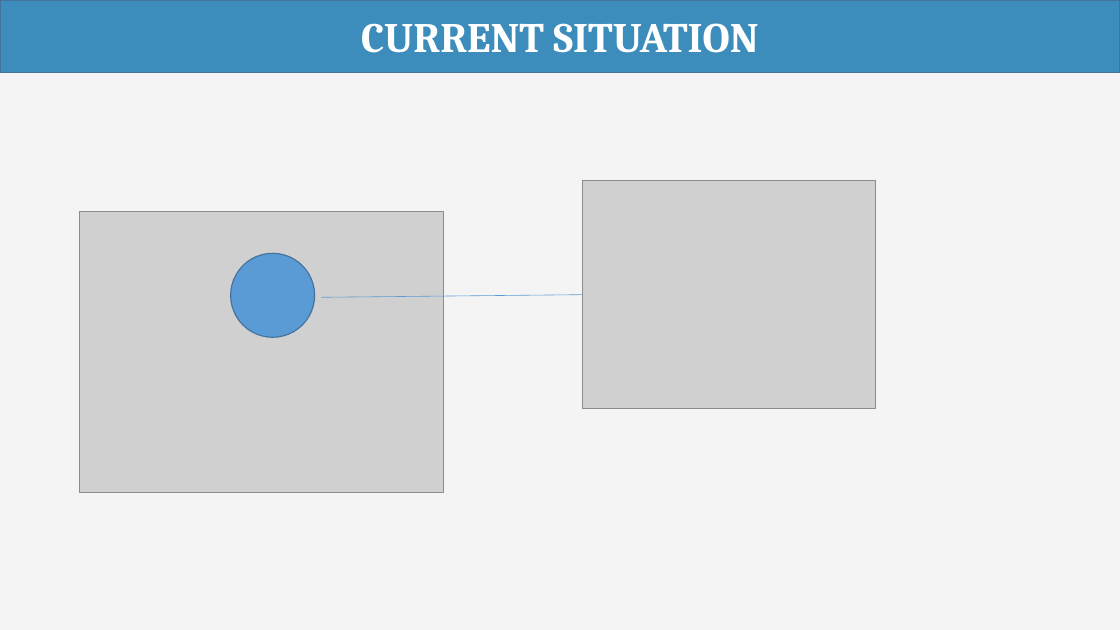
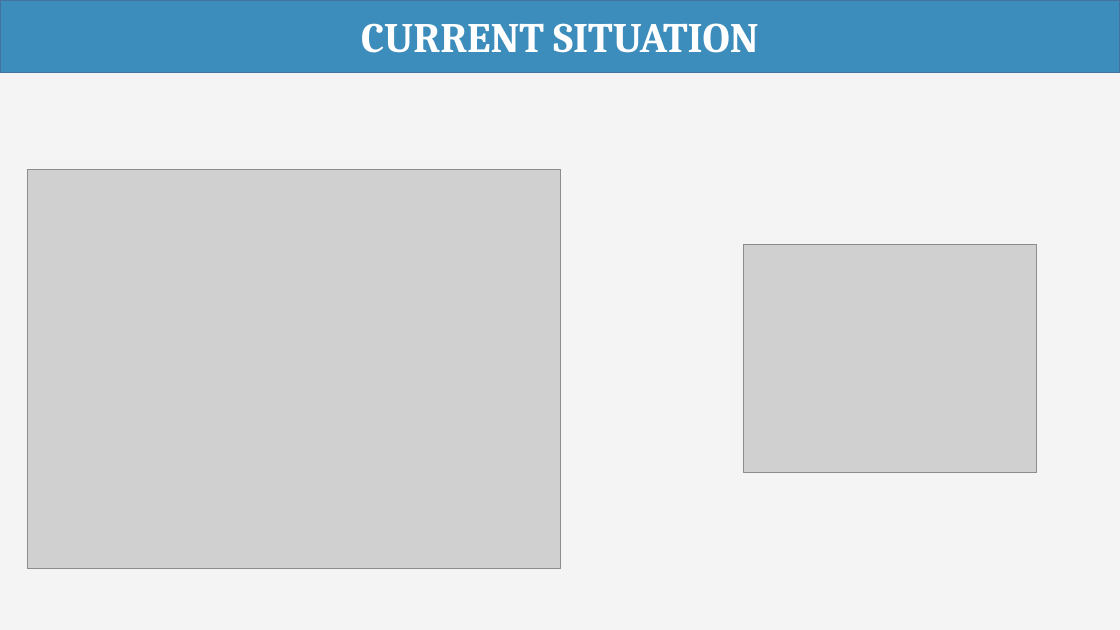
Before and after one commit to haltt051093/IMS-datacenter, a slide deck: slide 3 of Document/Presentation/IMS_20160407_Presentation.pptx. Drawn at 1120x630 pixels with LibreOffice and Linux fonts; fonts in the diff are those of the drawing; grey boxes stand for pictures. Boxes give left, top, right and bottom in pixels: in the first picture for what was removed or moved away, otherwise in the second. Text is boxed around its words. In the diff, an @@ line names an element or a change of style, - is before the commit and + after.

```diff
--- a/Document/Presentation/IMS_20160407_Presentation.pptx
+++ b/Document/Presentation/IMS_20160407_Presentation.pptx
@@ picture added at [28,170,560,569] @@
@@ picture removed at [80,212,444,492] @@
@@ ellipse removed at [231,254,315,338] @@
@@ picture: place and size @@
-picture at [583,181,876,409]
+picture at [744,245,1037,473]
@@ line removed from (322, 297) to (583, 295) @@
```
Also in this commit, not shown: 9 other slides changed, 3 slides added, 2 other files.
